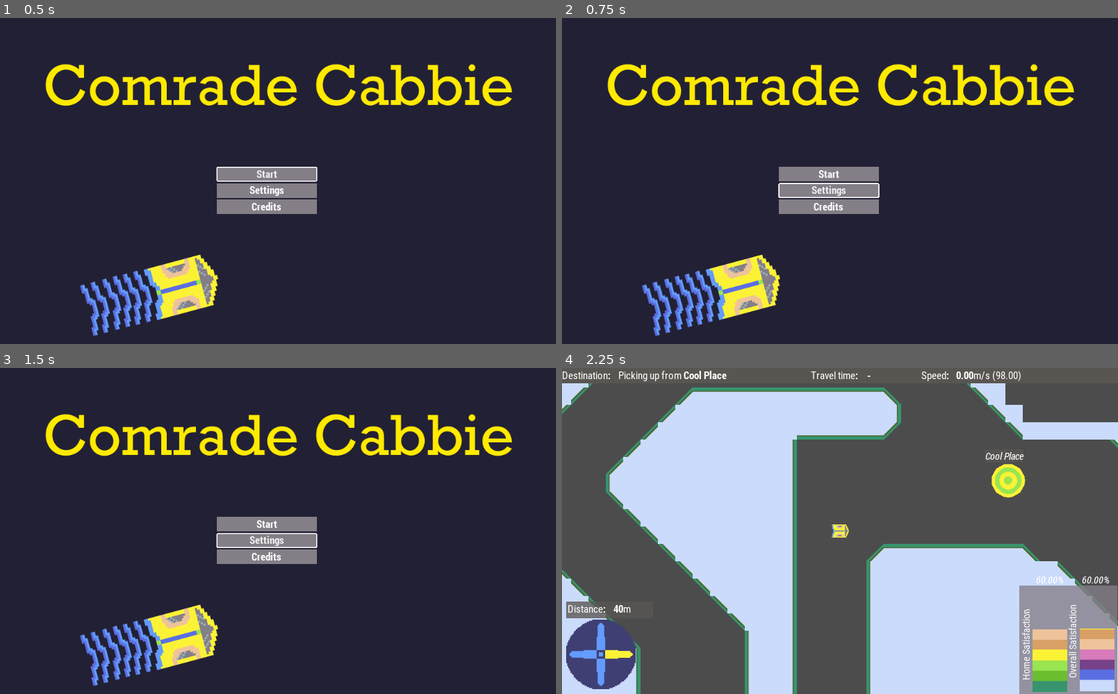
Above: before the commit, frames 1-4 (two rows, left to right).
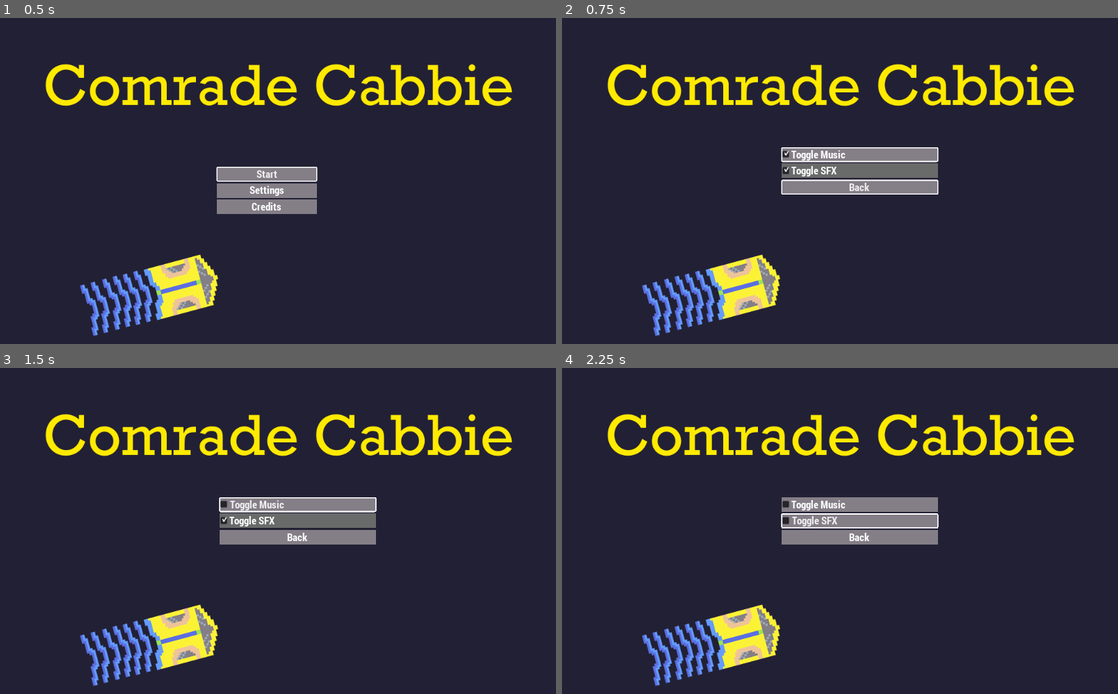
Above: after the commit, the same moments.

Repository: broquaint/comrade-cabbie
Game: Godot game, scene res://Root.tscn
Two runs of this game, one before a commit and one after it. Both use one fixed random seed, a clock stepped at 60 frames per second and the inputs below.
Inputs (mouse positions are in pixels of both pictures, inside the frame that each line leads up to):
- Up to frame 1 (0.5 s): no input
- Up to frame 2 (0.75 s): click "Settings" at 0.5 s
- Up to frame 3 (1.5 s): click (300, 504) at 1.25 s, where only the run after the commit has a clickable "Toggle Music"
- Up to frame 4 (2.25 s): click (862, 521) at 2 s, where only the run after the commit has a clickable "Toggle SFX"

Frame 1 is identical in both runs. In frame 2, 4.6% of the frame differs, in the area x 38-68%, y 39-61%; in frame 3, 4.4%; in frame 4, 100%, in the area x 0-100%, y 0-100%.

Commit message:
Implement settings menu in the title screen
It even works!

Diff:
--- a/GameState.gd
+++ b/GameState.gd
@@ -3,7 +3,7 @@
 signal satisfaction_update(text)
 
 enum States {
-	MAIN_MENU,
+	TITLE,
 	TRANSITIONING,
 	PAUSED,
 	PLAYING
@@ -19,7 +19,7 @@
 
 const DEFAULT_SATISFACTION = 60.0
 
-var current_state = States.PLAYING
+var current_state = States.TITLE
 var current_asteroid : Node2D
 var overall_satisfaction  = DEFAULT_SATISFACTION
 var asteroid_satisfaction = {}
--- a/HUD.tscn
+++ b/HUD.tscn
@@ -24,6 +24,8 @@
 [ext_resource path="res://MessageLog.gd" type="Script" id=22]
 [ext_resource path="res://assets/robotocondensed-regular.ttf" type="DynamicFontData" id=23]
 [ext_resource path="res://assets/robotocondensed-italic.ttf" type="DynamicFontData" id=24]
+[ext_resource path="res://SettingsMenu.tscn" type="PackedScene" id=25]
+[ext_resource path="res://SettingsMenu.gd" type="Script" id=26]
 
 [sub_resource type="DynamicFontData" id=8]
 font_path = "res://assets/robotocondensed-bold.ttf"
@@ -396,43 +398,6 @@
 focus_neighbour_bottom = NodePath("../Resume")
 text = "Leave The World"
 
-[node name="SettingsMenu" type="VBoxContainer" parent="."]
-pause_mode = 2
-visible = false
-margin_left = 404.307
-margin_top = 237.572
-margin_right = 693.307
-margin_bottom = 326.572
-theme = ExtResource( 20 )
-__meta__ = {
-"_edit_group_": true
-}
-
-[node name="Music" type="CheckBox" parent="SettingsMenu"]
-margin_right = 289.0
-margin_bottom = 27.0
-focus_neighbour_top = NodePath("../Back")
-focus_neighbour_bottom = NodePath("../SFX")
-pressed = true
-text = "Toggle Music"
-
-[node name="SFX" type="CheckBox" parent="SettingsMenu"]
-margin_top = 31.0
-margin_right = 289.0
-margin_bottom = 58.0
-focus_neighbour_top = NodePath("../Music")
-focus_neighbour_bottom = NodePath("../Back")
-pressed = true
-text = "Toggle SFX"
-
-[node name="Back" type="Button" parent="SettingsMenu"]
-margin_top = 62.0
-margin_right = 289.0
-margin_bottom = 89.0
-focus_neighbour_top = NodePath("../SFX")
-focus_neighbour_bottom = NodePath("../Music")
-text = "Back"
-
 [node name="Title" type="Sprite" parent="."]
 pause_mode = 2
 visible = false
@@ -474,3 +439,6 @@
 focus_neighbour_top = NodePath("../Settings")
 focus_neighbour_bottom = NodePath("../Start")
 text = "Credits"
+
+[node name="SettingsMenu" parent="." instance=ExtResource( 25 )]
+script = ExtResource( 26 )
--- a/PauseMenu.gd
+++ b/PauseMenu.gd
@@ -5,9 +5,7 @@
 	$Settings.connect('pressed', self, 'show_settings')
 	$Restart.connect('pressed', self, 'restart_game')
 	$Leave.connect('pressed', self, 'leave_game')
-	$'../SettingsMenu/Music'.connect('pressed', self, 'toggle_music')
-	$'../SettingsMenu/SFX'.connect('pressed', self, 'toggle_sfx')
-	$'../SettingsMenu/Back'.connect('pressed', self, 'leave_settings')
+	$'../SettingsMenu'.connect('left_pause_settings', self, 'leave_settings')
 
 func root():
 	return get_node('/root/Root')
@@ -50,13 +48,6 @@
 	get_node('%PauseOverlay').hide()
 	$"../TitleMenu".show_title()
 
-func toggle_music():
-	root().toggle_music()
-
-func toggle_sfx():
-	root().toggle_sfx()
-
 func leave_settings():
-	$'../SettingsMenu'.hide()
 	show()
 	$Settings.grab_focus()
--- a/Root.gd
+++ b/Root.gd
@@ -34,8 +34,6 @@
 	GameState.connect('satisfaction_update', $HUD/MessageLog, 'on_message')
 
 	setup()
-
-	play_music()
 
 func setup():
 	GameState.initialize()
--- /dev/null
+++ b/SettingsMenu.gd
@@ -0,0 +1,26 @@
+extends VBoxContainer
+
+signal left_title_settings()
+signal left_pause_settings()
+
+func _ready():
+	$Music.connect('pressed', self, 'toggle_music')
+	$SFX.connect('pressed', self, 'toggle_sfx')
+	$Back.connect('pressed', self, 'leave_settings')
+
+func root():
+	return get_node('/root/Root')
+
+func toggle_music():
+	root().toggle_music()
+
+func toggle_sfx():
+	root().toggle_sfx()
+
+func leave_settings():
+	hide()
+	# Not elegant, but it will do ...
+	if $'../Title'.visible:
+		emit_signal('left_title_settings')
+	else:
+		emit_signal('left_pause_settings')
--- /dev/null
+++ b/SettingsMenu.tscn
@@ -0,0 +1,40 @@
+[gd_scene load_steps=2 format=2]
+
+[ext_resource path="res://MenuTheme.tres" type="Theme" id=1]
+
+[node name="SettingsMenu" type="VBoxContainer"]
+pause_mode = 2
+visible = false
+margin_left = 404.307
+margin_top = 237.572
+margin_right = 693.307
+margin_bottom = 326.572
+theme = ExtResource( 1 )
+__meta__ = {
+"_edit_group_": true
+}
+
+[node name="Music" type="CheckBox" parent="."]
+margin_right = 289.0
+margin_bottom = 27.0
+focus_neighbour_top = NodePath("../Back")
+focus_neighbour_bottom = NodePath("../SFX")
+pressed = true
+text = "Toggle Music"
+
+[node name="SFX" type="CheckBox" parent="."]
+margin_top = 31.0
+margin_right = 289.0
+margin_bottom = 58.0
+focus_neighbour_top = NodePath("../Music")
+focus_neighbour_bottom = NodePath("../Back")
+pressed = true
+text = "Toggle SFX"
+
+[node name="Back" type="Button" parent="."]
+margin_top = 62.0
+margin_right = 289.0
+margin_bottom = 89.0
+focus_neighbour_top = NodePath("../SFX")
+focus_neighbour_bottom = NodePath("../Music")
+text = "Back"
--- a/TitleMenu.gd
+++ b/TitleMenu.gd
@@ -4,6 +4,7 @@
 	$Start.connect('pressed', self, 'start_game')
 	$Settings.connect('pressed', self, 'show_settings')
 	$Credits.connect('pressed', self, 'show_credits')
+	$'../SettingsMenu'.connect('left_title_settings', self, 'leave_settings')
 
 	show_title()
 
@@ -14,12 +15,29 @@
 	$Start.grab_focus()
 
 func start_game():
+	GameState.current_state = GameState.States.PLAYING
 	get_tree().paused = false
+	root().play_music()
 	$'../Title'.hide()
 	hide()
 
 func show_settings():
-	pass
+	hide()
+	$'../SettingsMenu'.show()
+	$'../SettingsMenu/Music'.grab_focus()
 
 func show_credits():
 	pass
+
+func root():
+	return get_node('/root/Root')
+
+func toggle_music():
+	root().toggle_music()
+
+func toggle_sfx():
+	root().toggle_sfx()
+
+func leave_settings():
+	show()
+	$Settings.grab_focus()
Not shown: 1 places in HUD.tscn that only renumber resources
